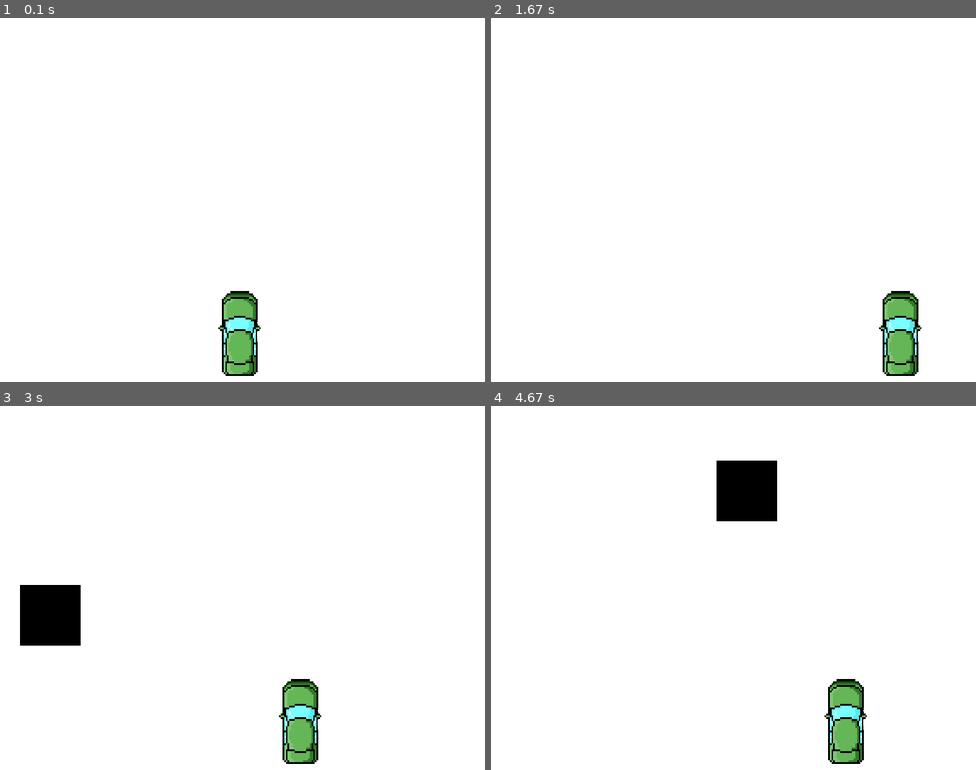
Above: before the commit, frames 1-4 (two rows, left to right).
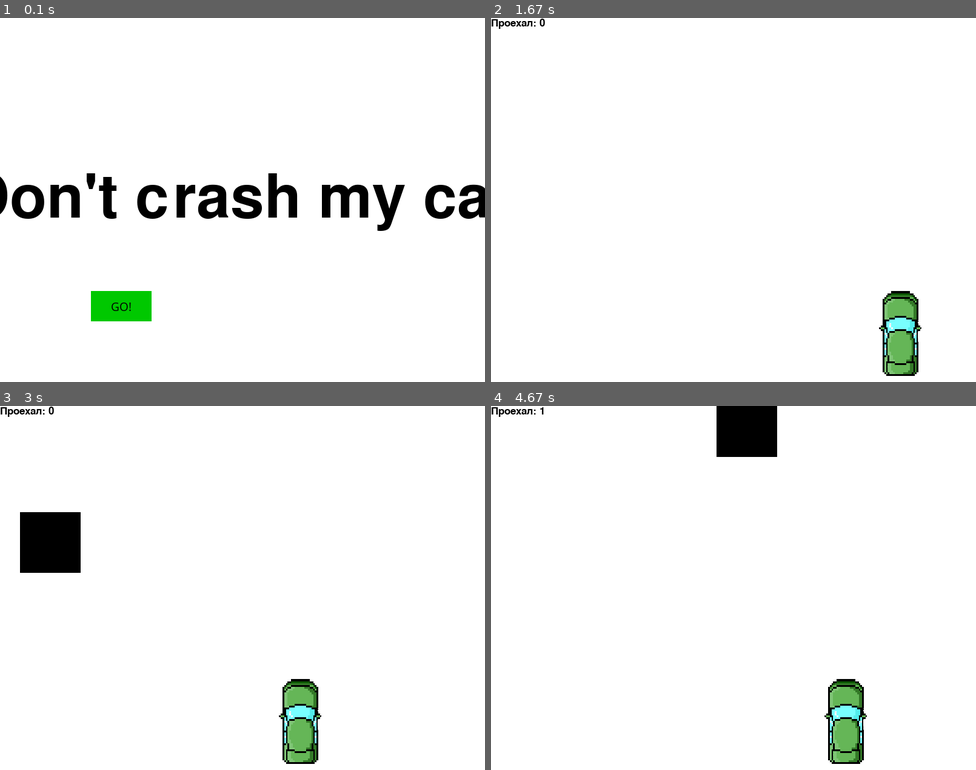
Above: after the commit, the same moments.

Repository: GenaTsarev/pygame
Game: pygame game, started from main.py
Two runs of this game, one before a commit and one after it. Both use one fixed random seed, a clock stepped at 60 frames per second and the inputs below.
Inputs (mouse positions are in pixels of both pictures, inside the frame that each line leads up to):
- Up to frame 1 (0.1 s): no input
- Up to frame 2 (1.67 s): press the mouse at (612, 305) at 0.37 s; move the mouse to (728, 250) at 0.47 s; release the mouse at (845, 192) at 0.6 s; hold Right 0.67-1.13 s; move the mouse to (714, 101) at 0.7 s; hold Right 1.17-1.63 s
- Up to frame 3 (3 s): hold Left 1.67-2.2 s; hold Left 2.23-2.63 s; hold Right from 2.67 s (still down)
- Up to frame 4 (4.67 s): release Right at 3.3 s; hold Left 3.33-3.8 s; hold Right 3.83-4.3 s; press the mouse at (612, 693) at 4.37 s; move the mouse to (752, 591) at 4.47 s; release the mouse at (888, 486) at 4.6 s

The runs differ from the first frame. In frame 1, 7.3% of the frame differs, in the area x 0-100%, y 42-99%; in frame 2, 0.1%; in frame 3, 4.3%; in frame 4, 3.9%.

Commit message:
refactoring

Diff:
--- /dev/null
+++ b/Player.py
@@ -0,0 +1,5 @@
+import pygame
+# игрок
+carImg = pygame.image.load('images/car.png')  # картинка для игрока
+carImg = pygame.transform.scale(carImg, (70, 140))  # задаем размеры картинки, если это нреобходимо
+car_wigth = 70
--- /dev/null
+++ b/colors.py
@@ -0,0 +1,8 @@
+# цвета rgb
+black = (0, 0, 0)
+white = (255, 255, 255)
+red = (255, 0, 0)
+# цвета кнопки
+green = (0, 200, 0)
+bright_red = (255, 0, 0)
+bright_green = (0, 255, 0)
--- /dev/null
+++ b/display.py
@@ -0,0 +1,3 @@
+# размер окна
+display_width = 800  # параметр высота
+display_height = 600  # параметр ширина
--- /dev/null
+++ b/game_function.py
@@ -0,0 +1,8 @@
+import pygame
+# окно игры
+gameDisplay = pygame.display.set_mode((display_width, display_height))  # размер
+pygame.display.set_caption("Разбей мою тачку!!!")  # название игры
+
+# функция отрисовка препятствий
+def things(thingx, thingy, thingw, thingh, color):
+    pygame.draw.rect(gameDisplay, color, [thingx, thingy, thingw, thingh])
--- a/main.py
+++ b/main.py
@@ -2,6 +2,9 @@
 import sys
 import time
 import random
+from colors import black, white, red, green, bright_red, bright_green
+
+from Player import carImg, car_wigth
 
 # стартует в файле модуль пайгейм
 pygame.init()
@@ -14,18 +17,12 @@
 gameDisplay = pygame.display.set_mode((display_width, display_height))  # размер
 pygame.display.set_caption("Разбей мою тачку!!!")  # название игры
 
-# цвета
-black = (0, 0, 0)
-white = (255, 255, 255)
-red = (255, 0, 0)
+
 
 # модуль для времени, чтобы мониторить кадры в секунду
 clock = pygame.time.Clock()
 
-# игрок
-carImg = pygame.image.load('images/car.png')  # картинка для игрока
-carImg = pygame.transform.scale(carImg, (70, 140))  # задаем размеры картинки, если это нреобходимо
-car_wigth = 70
+
 
 
 # функция отрисовка препятствий
@@ -36,6 +33,51 @@
 # отрисовка авто
 def car(x, y):
     gameDisplay.blit(carImg, (x, y))
+
+
+def button(msg,x,y,w,h,ic,ac,action=None):
+    mouse = pygame.mouse.get_pos()
+    click = pygame.mouse.get_pressed()
+
+    if x+w > mouse[0] > x and y+h > mouse[1] > y:
+        pygame.draw.rect(gameDisplay, ac,(x,y,w,h))
+
+        if click[0] == 1 and action != None:
+            action()
+    else:
+        pygame.draw.rect(gameDisplay, ic,(x,y,w,h))
+    smallText = pygame.font.SysFont("comicsansms",20)
+    textSurf, textRect = text_objects(msg, smallText)
+    textRect.center = ( (x+(w/2)), (y+(h/2)) )
+    gameDisplay.blit(textSurf, textRect)
+
+def game_intro():
+    intro = True
+
+    while intro:
+        for event in pygame.event.get():
+            print(event)
+            if event.type == pygame.QUIT:
+                pygame.quit()
+                quit()
+
+        gameDisplay.fill(white)
+        largeText = pygame.font.Font('freesansbold.ttf', 100)
+        TextSurf, TextRect = text_objects("Don't crash my car", largeText)
+        TextRect.center = ((display_width / 2), (display_height / 2))
+        gameDisplay.blit(TextSurf, TextRect)
+
+        button("GO!", 150, 450, 100, 50, green, bright_green, game_loop)
+
+        pygame.display.update()
+        clock.tick(15)
+
+
+# счетчик
+def things_dodged(count):
+    font = pygame.font.SysFont(None, 25)
+    text = font.render('Проехал: '+str(count), True, black)
+    gameDisplay.blit(text, (0, 0))
 
 
 # вывод текста
@@ -75,6 +117,9 @@
     thing_wigth = 100
     thing_height = 100
 
+    # базовое значение для dodged
+    dodged = 0
+
     x_change = 0  # позиция
     car_speed = 0  # скорость
     gameExit = False
@@ -85,12 +130,13 @@
             if event.type == pygame.QUIT:
                 gameExit = True
                 pygame.quit()
-                sys.quit()
+                quit()
 
             # блок для обработки нажатия на клавиши
             if event.type == pygame.KEYDOWN:
                 # если нажале на  esc , то окно закрывается
                 if event.key == pygame.K_ESCAPE:
+                    carshed = True
                     gameExit = True
                     pygame.quit()
 
@@ -109,11 +155,13 @@
         # фон
         gameDisplay.fill(white)
 
-        #
+        #работаем с  things
         things(thing_startx, thing_starty, thing_wigth, thing_height, black)
-        thing_starty += thing_speed  # увеличивает скорость
+        thing_starty += thing_speed # увеличивает скорость
         # создаем машину
         car(x, y)
+        things_dodged(dodged)
+
         # задаем граници при которых машина врезается ->конец
         if x > display_width - car_wigth or x < 0:
             gameExit = True
@@ -122,6 +170,15 @@
         if thing_starty > display_height:
             thing_starty = 0 - thing_height
             thing_startx = random.randrange(0, display_width)
+            dodged += 1
+            thing_speed += 1
+            #thing_width += (dodged * 1.2)
+
+        if y < thing_starty + thing_height:
+            print('y crossover')
+            if x > thing_startx and x < thing_startx + thing_wigth or x + car_wigth > thing_startx and x + car_wigth < thing_startx + thing_wigth:
+                print('x crossover')
+                crash()
 
         # проверяем на обнавления дисплея(кадров)
         pygame.display.update()
@@ -129,6 +186,7 @@
         clock.tick(60)
 
 
+game_intro()
 game_loop()
 pygame.quit()
 quit()
